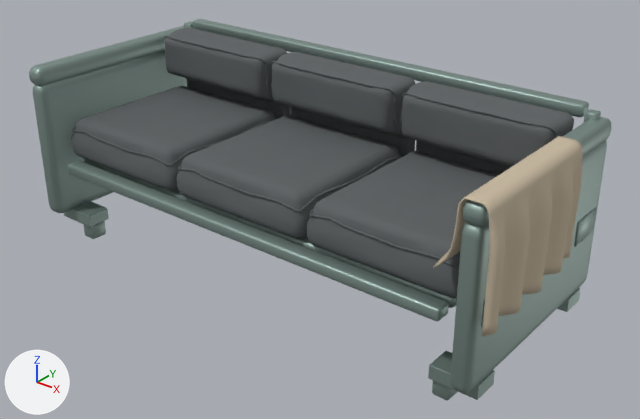
The glTF model assets/props/quarters/sofa.glb: old version first, new version second.
Both versions are drawn from a camera (50 mm lens) standing at (2.15, -2.54, 1.9) and looking at (0.11, 0.01, 0.32). The lights are fixed; the arrows at lower left show +X, +Y and +Z. The older version comes first. Vertices at exactly the same position are counted once.

Objects in the first picture: 'BackCushion_C', 'BackCushion_L', 'BackCushion_R', 'Feet', 'Frame', 'Rivets', 'SeatCushion_C', 'SeatCushion_L', 'SeatCushion_R', 'Throw'.
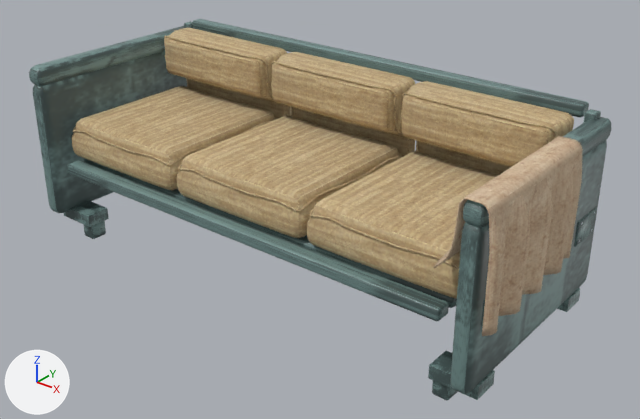
Edits to the bpy script that builds the scene:
```text
Add mat_sofafinish_as_built:
    mat_sofafinish_as_built = bpy.data.materials.new('SofaFinish_as_built')
    # uses the picture img_as_built_albedo
    # uses the picture img_as_built_normal
    # uses the picture img_as_built_orm
Change me_frame:
    where me_frame.from_pydata(...)  # 1344 vertices, 2616 faces; spans x -1.1..1.1, y -0.47..0.47, z 0.07..0.85
    remove me_frame.materials.append(mat_paintedsteel)  # grey #8ea29b
    me_frame part 1: texture (UV) coordinates of 2616 of 2616 faces, centred in x -1.1..1.1, y -0.47..0.47, z 0.07..0.85, changed; they spanned u 0.0..1.0, v 0.0..1.0 and now span u 0.0..0.25, v 0.25..0.5
    add me_frame.materials.append(mat_sofafinish_as_built)
Change me_feet:
    where me_feet.from_pydata(...)  # 218 vertices, 420 faces; spans x -0.03..1.91, y -0.04..0.72, z -0.04..0.04
    remove me_feet.materials.append(mat_paintedsteel)  # grey #8ea29b
    add me_feet.materials.append(mat_sofafinish_as_built)
Change me_seatcushion_l:
    where me_seatcushion_l.from_pydata(...)  # 986 vertices, 1968 faces; spans x -0.33..0.33, y -0.35..0.35, z -0.09..0.09
    remove me_seatcushion_l.materials.append(mat_charcoalupholstery)  # dark grey #5b5f61
    add me_seatcushion_l.materials.append(mat_sofafinish_as_built)
Change me_seatcushion_c:
    where me_seatcushion_c.from_pydata(...)  # 986 vertices, 1968 faces; spans x -0.33..0.33, y -0.35..0.35, z -0.09..0.09
    remove me_seatcushion_c.materials.append(mat_charcoalupholstery)  # dark grey #5b5f61
    me_seatcushion_c part 2: texture (UV) coordinates of 1968 of 1968 faces, centred in x -0.33..0.33, y -0.349..0.349, z -0.09..0.09, changed; they spanned u 0.0..0.99, v 0.0..1.0 and now span u 0.5..0.75, v 0.25..0.5
    add me_seatcushion_c.materials.append(mat_sofafinish_as_built)
Change me_seatcushion_r:
    where me_seatcushion_r.from_pydata(...)  # 986 vertices, 1968 faces; spans x -0.33..0.33, y -0.35..0.35, z -0.09..0.09
    remove me_seatcushion_r.materials.append(mat_charcoalupholstery)  # dark grey #5b5f61
    me_seatcushion_r part 3: texture (UV) coordinates of 1968 of 1968 faces, centred in x -0.33..0.33, y -0.349..0.349, z -0.09..0.09, changed; they spanned u 0.0..0.99, v 0.0..1.0 and now span u 0.0..0.25, v 0.5..0.75
    add me_seatcushion_r.materials.append(mat_sofafinish_as_built)
Change me_backcushion_l:
    where me_backcushion_l.from_pydata(...)  # 1063 vertices, 2122 faces; spans x -0.33..0.33, y 0.175..0.375, z 0.415..0.835
    remove me_backcushion_l.materials.append(mat_charcoalupholstery)  # dark grey #5b5f61
    add me_backcushion_l.materials.append(mat_sofafinish_as_built)
Change me_backcushion_c:
    where me_backcushion_c.from_pydata(...)  # 1063 vertices, 2122 faces; spans x -0.33..0.33, y 0.175..0.375, z 0.415..0.835
    remove me_backcushion_c.materials.append(mat_charcoalupholstery)  # dark grey #5b5f61
    me_backcushion_c part 4: texture (UV) coordinates of 2122 of 2122 faces, centred in x -0.33..0.33, y 0.176..0.375, z 0.416..0.835, changed; they spanned u 0.0..1.0, v 0.0..0.93 and now span u 0.0..0.25, v 0.0..0.25
    add me_backcushion_c.materials.append(mat_sofafinish_as_built)
Change me_backcushion_r:
    where me_backcushion_r.from_pydata(...)  # 1063 vertices, 2122 faces; spans x -0.33..0.33, y 0.175..0.375, z 0.415..0.835
    remove me_backcushion_r.materials.append(mat_charcoalupholstery)  # dark grey #5b5f61
    me_backcushion_r part 5: texture (UV) coordinates of 2122 of 2122 faces, centred in x -0.33..0.33, y 0.176..0.375, z 0.416..0.835, changed; they spanned u 0.0..1.0, v 0.0..0.93 and now span u 0.5..0.75, v 0.0..0.25
    add me_backcushion_r.materials.append(mat_sofafinish_as_built)
Change me_rivets:
    where me_rivets.from_pydata(...)  # 416 vertices, 768 faces; spans x -1.1..1.1, y -0.4..0.4, z 0.38..0.46
    remove me_rivets.materials.append(mat_baresteel)  # light grey #b8bfc2
    add me_rivets.materials.append(mat_sofafinish_as_built)
Change me_throw:
    where me_throw.from_pydata(...)  # 1740 vertices, 3476 faces; spans x 0.925..1.148, y -0.47..0.161, z 0.374..0.814
    remove me_throw.materials.append(mat_oatmealwool)  # beige #c7b8a0
    me_throw part 6: texture (UV) coordinates of 3476 of 3476 faces, centred in x 0.925..1.146, y -0.47..0.16, z 0.374..0.814, changed; they spanned u 0.0..0.97, v 0.0..1.0 and now span u 0.25..0.5, v 0.5..0.75
    add me_throw.materials.append(mat_sofafinish_as_built)
```

Pixel boxes [x1, y1, x2, y2] of what changed, in the pictures (640 x 419 px):
'Frame', recoloured, surface changed: [29, 19, 611, 399] in both
'SeatCushion_R', recoloured, surface changed (dark grey to beige): [307, 151, 499, 299] in both
'SeatCushion_C', recoloured, surface changed (dark grey to beige): [177, 115, 402, 238] in both
'Throw', recoloured, surface changed: [433, 136, 583, 336] in both
'SeatCushion_L', recoloured (dark grey to beige): [71, 86, 276, 190] in both
'BackCushion_R', recoloured, surface changed (dark grey to beige): [400, 81, 574, 175] in both
'BackCushion_C', recoloured, surface changed (dark grey to beige): [271, 52, 415, 157] in both
'BackCushion_L', recoloured (dark grey to beige): [164, 28, 291, 119] in both
'Feet', recoloured: [84, 221, 458, 400] in both
'Rivets', recoloured: [579, 212, 595, 242] in both
